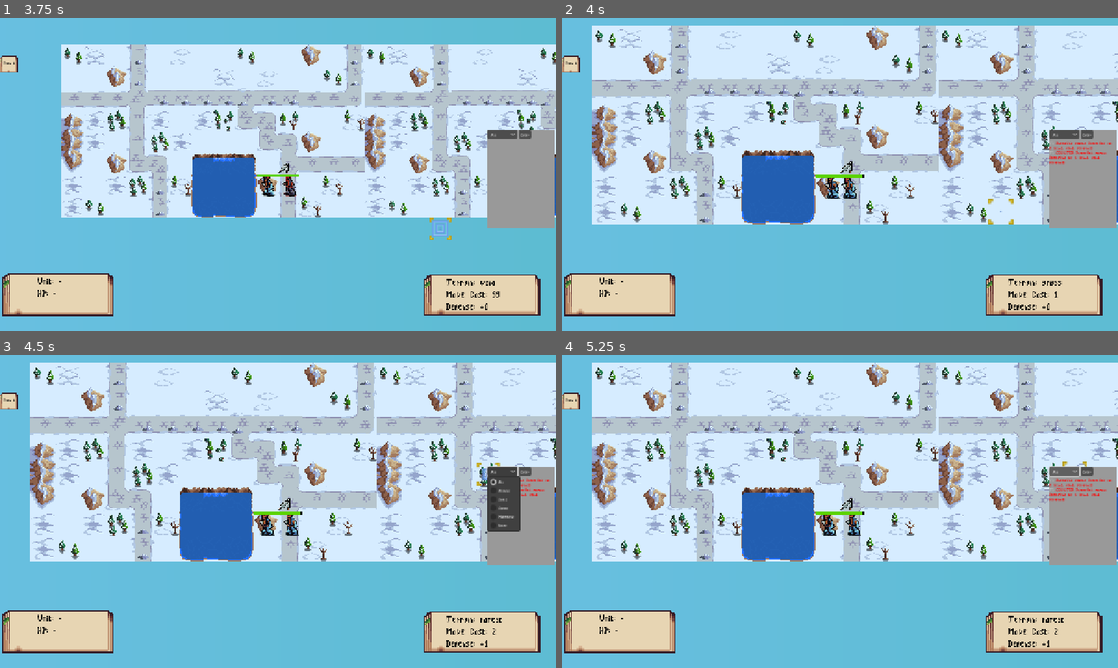
Above: before the commit, frames 1-4 (two rows, left to right).
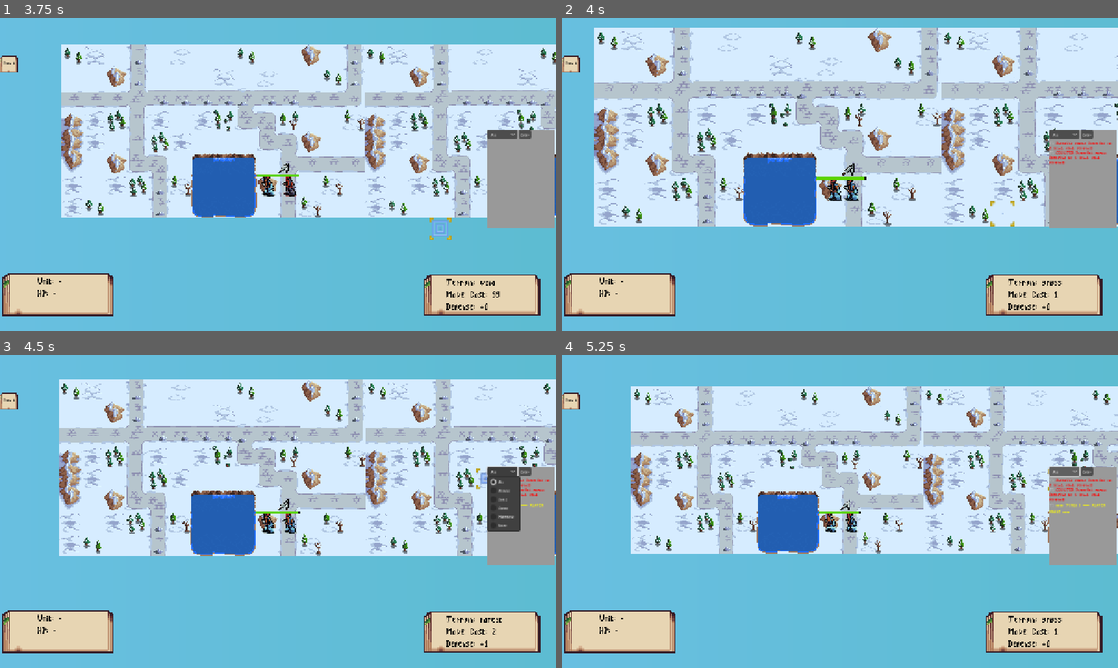
Above: after the commit, the same moments.

Repository: SpangelyWalnuts/Arcana-1.0-Demo
Game: Godot game, scene res://scenes/core/Main.tscn
Two runs of this game, one before a commit and one after it. Both use one fixed random seed, a clock stepped at 60 frames per second and the inputs below. This scene is started directly instead of the project's main scene.
Inputs (mouse positions are in pixels of both pictures, inside the frame that each line leads up to):
- Up to frame 1 (3.75 s): tap Enter at 0.5, 3.5 s; move the mouse to (400, 158) at 0.52 s; hold S (camera_down) 0.53-1.25 s; click (400, 158) at 0.67 s; drag from (166, 190) to (250, 237) at 1.27 s; tap Space at 2 s; move the mouse to (333, 105) at 2.02 s; hold D (camera_right) 2.03-2.75 s; click (333, 105) at 2.17 s; drag from (250, 237) to (111, 127) at 2.77 s; move the mouse to (444, 221) at 3.52 s; hold L (toggle_combat_log) from 3.53 s (still down); click (444, 221) at 3.67 s
- Up to frame 2 (4 s): keep holding L (toggle_combat_log)
- Up to frame 3 (4.5 s): release L (toggle_combat_log) at 4.25 s; click "Clear" at 4.25 s
- Up to frame 4 (5.25 s): click "All" at 5 s

Frame 1 is identical in both runs. In frame 2, 15% of the frame differs, in the area x 5-100%, y 2-67%; in frame 3, 31%; in frame 4, 35%, in the area x 5-100%, y 2-93%.

Commit message:
STABLE
git status
git add -A
git commit -m "Fix enemy basic attack sequencing and immediate camera shake"

Known Bug unknown cause
Player turn skip

Diff:
--- a/Arcana 1.0 - Revert/scenes/core/combat_manager.gd
+++ b/Arcana 1.0 - Revert/scenes/core/combat_manager.gd
@@ -83,12 +83,14 @@
 
 # ✅ tell AI (or anyone) the attack chain is finished
 		if not is_counter:
-			attack_sequence_finished.emit(attacker)
+			call_deferred("_emit_attack_sequence_finished_deferred", attacker)
 
 func _is_in_attack_range(attacker, target) -> bool:
 	var dist: int = abs(attacker.grid_position.x - target.grid_position.x) + abs(attacker.grid_position.y - target.grid_position.y)
 	return dist <= attacker.attack_range
 
+func _emit_attack_sequence_finished_deferred(attacker) -> void:
+	attack_sequence_finished.emit(attacker)
 
 func _all_player_units_have_acted() -> bool:
 	for child in units_root.get_children():
--- a/Arcana 1.0 - Revert/scripts/EnemyAI.gd
+++ b/Arcana 1.0 - Revert/scripts/EnemyAI.gd
@@ -49,24 +49,27 @@
 	if dist_to_target <= attack_range:
 		var cm: Node = _get_child_or_prop(main, "combat_manager")
 		if cm != null and cm.has_method("perform_attack"):
+			print("[AI] %s BASIC ATTACK start -> %s" % [enemy.name, target.name])
 			cm.perform_attack(enemy, target)
-			var cm_wait: Node = _get_child_or_prop(main, "combat_manager")
-			if cm_wait != null and cm_wait.has_signal("skill_sequence_finished"):
+
+			if cm.has_signal("attack_sequence_finished"):
+				# Timeout safety so we never hard-hang during debugging.
+				var timeout := get_tree().create_timer(1.0)
 				while true:
-					var emitted = await cm_wait.skill_sequence_finished
-
-					# Godot: if the signal emits one arg, `emitted` is that arg.
-					# If it emits multiple args, `emitted` is an Array.
-					var caster = emitted
-					if emitted is Array and emitted.size() > 0:
-						caster = emitted[0]
-
-					if caster == enemy:
+					var emitted_attacker = await cm.attack_sequence_finished
+					print("[AI] attack_sequence_finished emitted for:", emitted_attacker)
+					if emitted_attacker == enemy:
+						print("[AI] %s BASIC ATTACK end (signal)" % enemy.name)
+						break
+					if timeout.time_left <= 0.0:
+						print("[AI] %s BASIC ATTACK end (TIMEOUT FALLBACK)" % enemy.name)
 						break
 			else:
-				# fallback if signal missing (shouldn't happen once you add it)
+				print("[AI] %s no attack_sequence_finished signal; using timer fallback" % enemy.name)
 				await get_tree().create_timer(0.25).timeout
-		return
+				print("[AI] %s BASIC ATTACK end (timer)" % enemy.name)
+		return
+
 
 	# 2) If prevented from moving, wait
 	if StatusManager != null and StatusManager.has_method("unit_has_flag") and StatusManager.unit_has_flag(enemy, "prevent_move"):
--- a/Arcana 1.0 - Revert/scripts/core/camera_controller.gd
+++ b/Arcana 1.0 - Revert/scripts/core/camera_controller.gd
@@ -58,6 +58,16 @@
 
 
 func _process(delta: float) -> void:
+	# ✅ Shake should update even when controls are locked
+	if _shake_time_left > 0.0:
+		_shake_time_left -= delta
+		offset = Vector2(
+			_shake_rng.randf_range(-_shake_strength, _shake_strength),
+			_shake_rng.randf_range(-_shake_strength, _shake_strength)
+		)
+	else:
+		offset = Vector2.ZERO
+
 	if _controls_locked:
 		return
 
@@ -164,3 +174,9 @@
 	_shake_time_left = _shake_duration
 	if _shake_rng.seed == 0:
 		_shake_rng.randomize()
+
+	# ✅ immediate nudge so it doesn't “wait” for next process tick
+	offset = Vector2(
+		_shake_rng.randf_range(-_shake_strength, _shake_strength),
+		_shake_rng.randf_range(-_shake_strength, _shake_strength)
+	)
